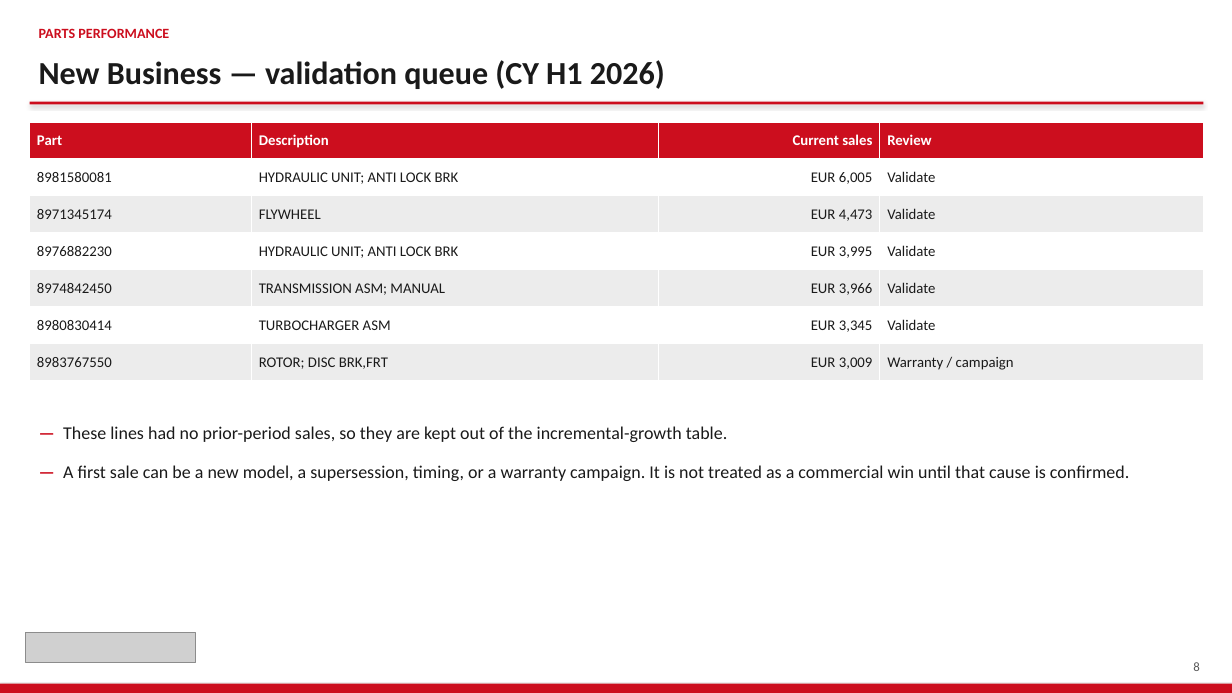
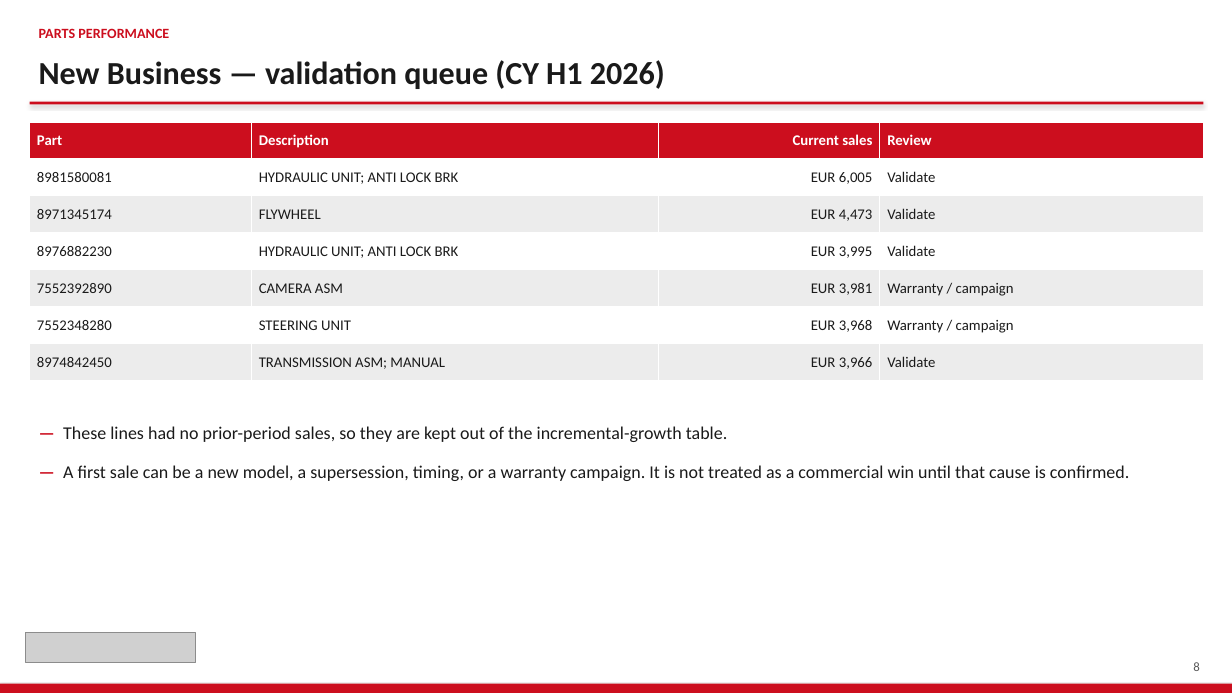
Before and after one commit to jeromio1987/ISZE, a slide deck: slide 8 of 09_meetings/IRELAND_Sales_Review_2026/ISZE_IRELAND_Sales_Review_FY2027.pptx. Drawn at 1232x693 pixels with LibreOffice and Linux fonts; fonts in the diff are those of the drawing; grey boxes stand for pictures. Boxes give left, top, right and bottom in pixels: in the first picture for what was removed or moved away, otherwise in the second. Text is boxed around its words. In the diff, an @@ line names an element or a change of style, - is before the commit and + after.

```diff
--- a/09_meetings/IRELAND_Sales_Review_2026/ISZE_IRELAND_Sales_Review_FY2027.pptx
+++ b/09_meetings/IRELAND_Sales_Review_2026/ISZE_IRELAND_Sales_Review_FY2027.pptx
@@ table at (30, 122, 1203, 381) @@
+row 5: 7552392890 | CAMERA ASM | EUR 3,981 | Warranty / campaign
+row 6: 7552348280 | STEERING UNIT | EUR 3,968 | Warranty / campaign
-row 6: 8980830414 | TURBOCHARGER ASM | EUR 3,345 | Validate
-row 7: 8983767550 | ROTOR; DISC BRK,FRT | EUR 3,009 | Warranty / campaign
```
Also in this commit, not shown: 25 other slides changed, 1 slide added, 4 slides removed, 15 other files.
